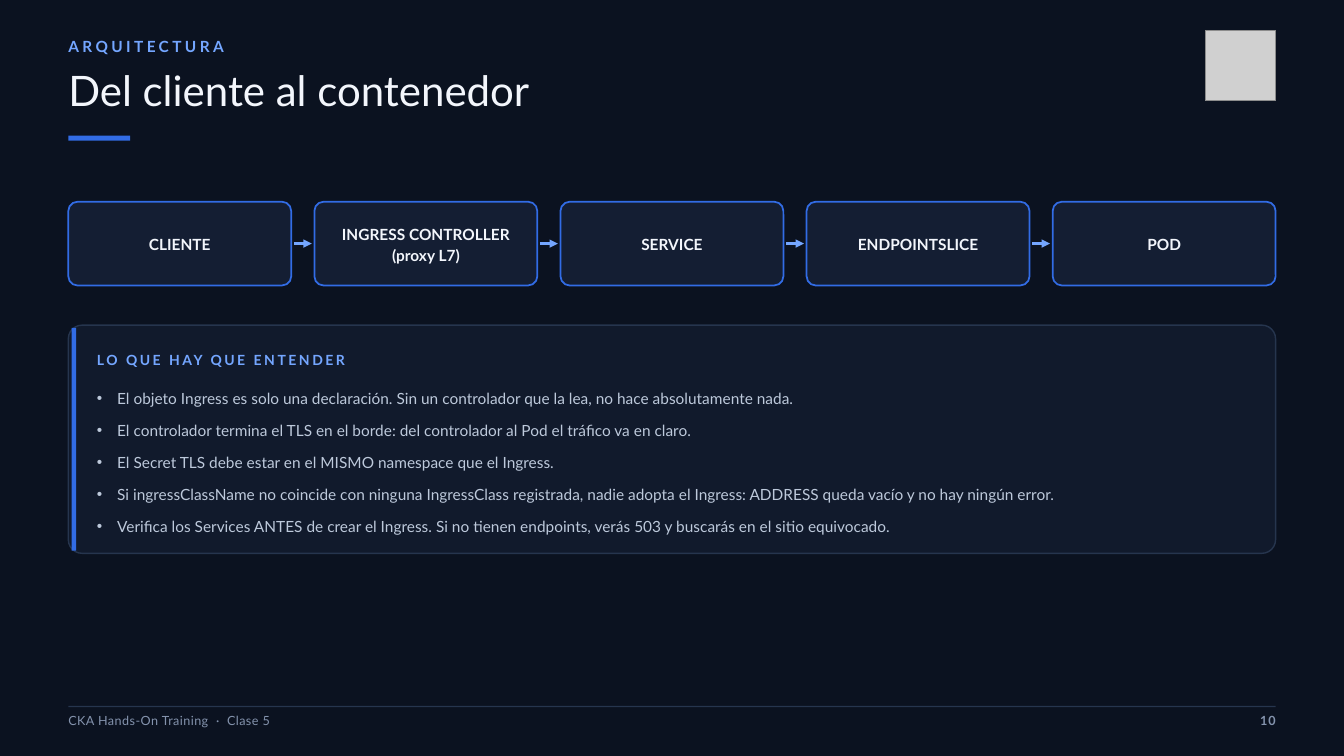
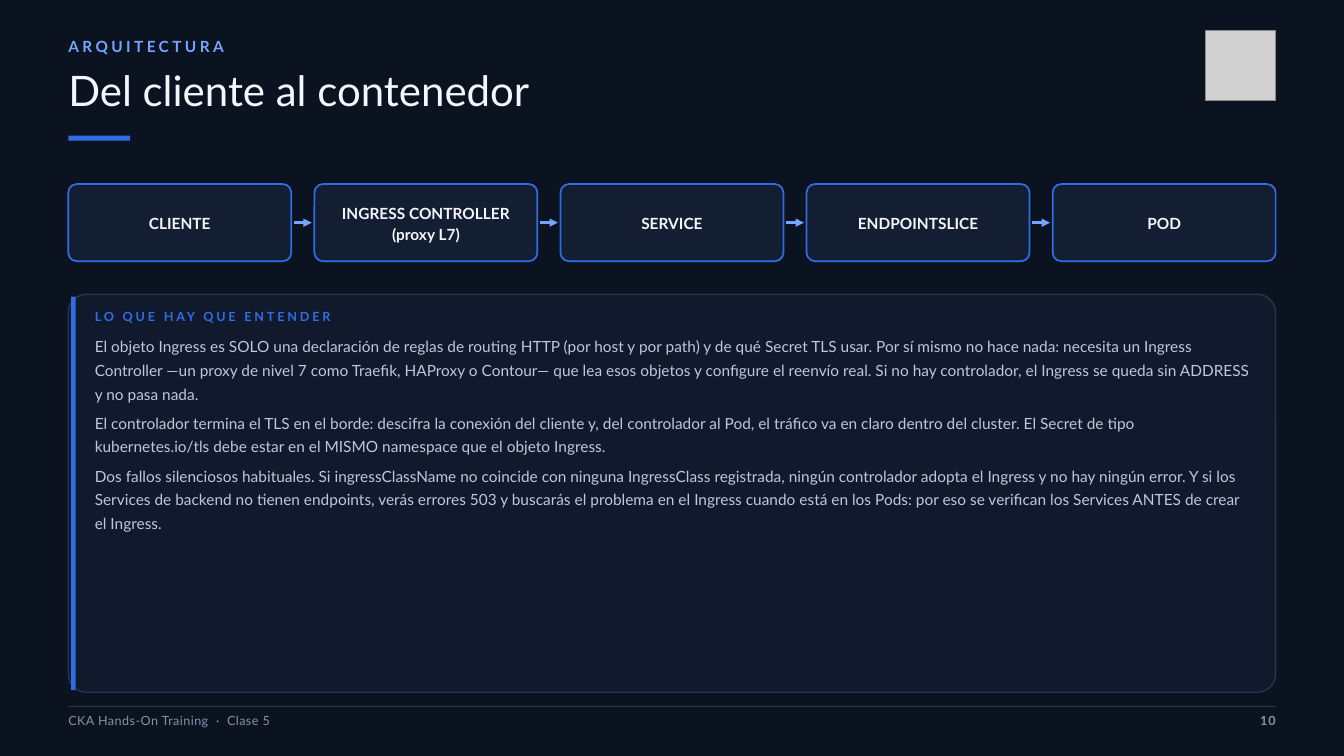
Before and after one commit to brettsacuna/CKA-TRAINING, a slide deck: slide 10 of CLASE-05/01-CLASE-05-CKA.pptx. Drawn at 1344x756 pixels with LibreOffice and Linux fonts; fonts in the diff are those of the drawing; grey boxes stand for pictures. Boxes give left, top, right and bottom in pixels: in the first picture for what was removed or moved away, otherwise in the second. Text is boxed around its words. In the diff, an @@ line names an element or a change of style, - is before the commit and + after.

```diff
--- a/CLASE-05/01-CLASE-05-CKA.pptx
+++ b/CLASE-05/01-CLASE-05-CKA.pptx
@@ rounded rectangle: place and size @@
-rounded rectangle at (69,202,291,285)
+rounded rectangle at (69,185,291,262)
@@ text "CLIENTE": place and size @@
-text "CLIENTE" at (149,238,211,250)
+text "CLIENTE" at (149,217,211,229)
@@ rounded rectangle: place and size @@
-rounded rectangle at (315,202,537,285)
+rounded rectangle at (315,185,537,262)
@@ text "INGRESS CONTROLLER (proxy L7)": place and size @@
-text "INGRESS CONTROLLER (proxy L7)" at (342,228,510,264)
+text "INGRESS CONTROLLER (proxy L7)" at (342,207,510,243)
@@ rounded rectangle: place and size @@
-rounded rectangle at (561,202,783,285)
+rounded rectangle at (561,185,783,262)
@@ text "SERVICE": place and size @@
-text "SERVICE" at (641,238,702,250)
+text "SERVICE" at (641,217,702,229)
@@ rounded rectangle: place and size @@
-rounded rectangle at (807,202,1029,285)
+rounded rectangle at (807,185,1029,262)
@@ text "ENDPOINTSLICE": place and size @@
-text "ENDPOINTSLICE" at (858,238,978,250)
+text "ENDPOINTSLICE" at (858,217,978,229)
@@ rounded rectangle: place and size @@
-rounded rectangle at (1053,202,1275,285)
+rounded rectangle at (1053,185,1275,262)
@@ text "POD": place and size @@
-text "POD" at (1147,238,1181,250)
+text "POD" at (1147,217,1181,229)
@@ 4 arrows: place and size @@
-4 arrows at (294,244,1051,244)
+4 arrows at (294,223,1051,223)
@@ rounded rectangle: place and size @@
-rounded rectangle at (69,326,1276,554)
+rounded rectangle at (69,294,1276,693)
@@ rounded rectangle at (69,294,1276,693): proportions changed @@
@@ rectangle: place and size @@
-rectangle at (72,328,76,551)
+rectangle at (72,296,76,690)
@@ text "LO QUE HAY QUE ENTENDER": place and size @@
-text "LO QUE HAY QUE ENTENDER" at (117,392,1053,535)
+text "LO QUE HAY QUE ENTENDER" at (95,340,1249,532)
@@ text "LO QUE HAY QUE ENTENDER" at (95,340,1249,532): size 10 to 9 pt, text colour #74A6FF to #326CE5, letter spacing 1.8 to 2 pt in "LO QUE HAY QUE ENTENDER"; less space between paragraphs @@
@@ text at (95,340,1249,532): text changed @@
-• El objeto Ingress es solo una declaración. Sin un controlador que la lea, no hace absolutamente nada.
-• El controlador termina el TLS en el borde: del controlador al Pod el tráfico va en claro.
-• El Secret TLS debe estar en el MISMO namespace que el Ingress.
-• Si ingressClassName no coincide con ninguna IngressClass registrada, nadie adopta el Ingress: ADDRESS queda vacío y no hay ningún error.
-• Verifica los Services ANTES de crear el Ingress. Si no tienen endpoints, verás 503 y buscarás en el sitio equivocado.
+El objeto Ingress es SOLO una declaración de reglas de routing HTTP (por host y por path) y de qué Secret TLS usar. Por sí mismo no hace nada: necesita un Ingress Controller —un proxy de nivel 7 como Traefik, HAProxy o Contour— que lea esos objetos y configure el reenvío real. Si no hay controlador, el Ingress se queda sin ADDRESS y no pasa nada.
+El controlador termina el TLS en el borde: descifra la conexión del cliente y, del controlador al Pod, el tráfico va en claro dentro del cluster. El Secret de tipo kubernetes.io/tls debe estar en el MISMO namespace que el objeto Ingress.
+Dos fallos silenciosos habituales. Si ingressClassName no coincide con ninguna IngressClass registrada, ningún controlador adopta el Ingress y no hay ningún error. Y si los Services de backend no tienen endpoints, verás errores 503 y buscarás el problema en el Ingress cuando está en los Pods: por eso se verifican los Services ANTES de crear el Ingress.
```
Also in this commit, not shown: 6 other slides changed, 14 other files.
